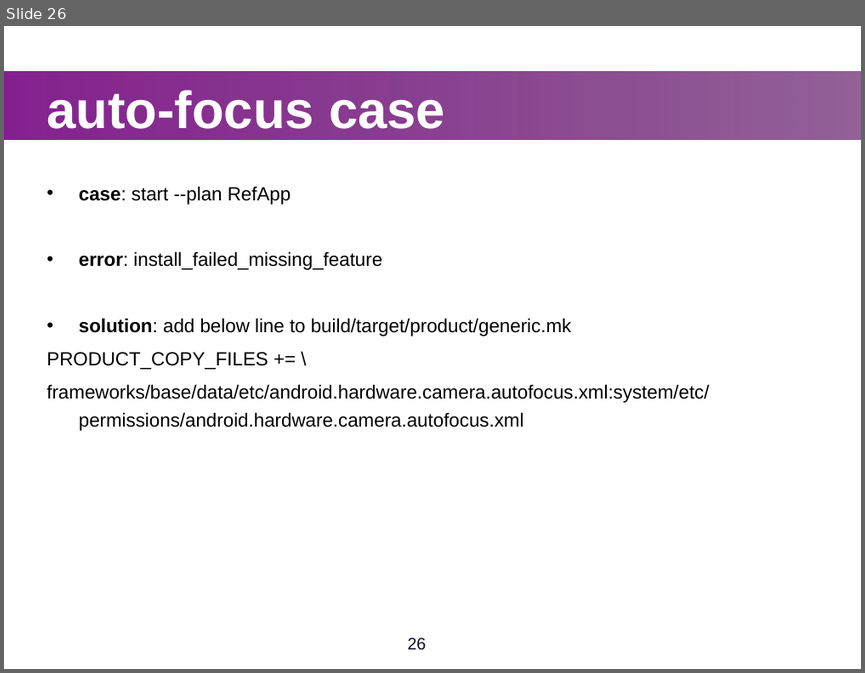
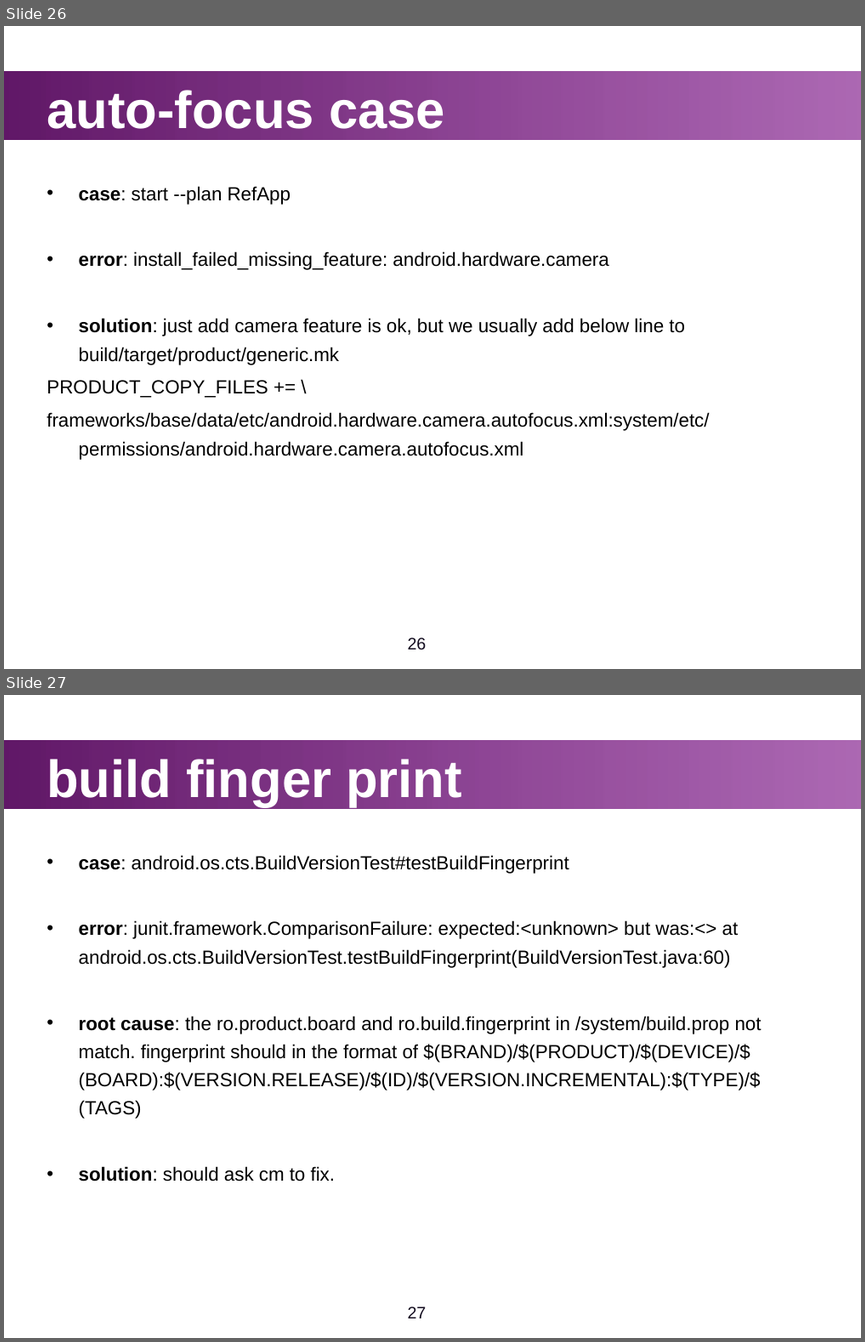
Before and after one commit to widerules/system-information, a slide deck: cts/CTS-training.ppt. Shown one above the other, each under a label of ours: slide 26 before the commit, slides 26 and 27 after it. The pictures are 865x673 and 865x1342 pixels, drawn with LibreOffice and Linux fonts; fonts in the diff are those of the drawing; background and template pictures are left out. Boxes give left, top, right and bottom in pixels: in the first picture for what was removed or moved away, otherwise in the second. Text is boxed around its words. In the diff, an @@ line names an element or a change of style, - is before the commit and + after.

```diff
--- a/cts/CTS-training.ppt
+++ b/cts/CTS-training.ppt
@@ slide 27 added at [4, 695, 861, 1338], background picture (left out); not listed: 2 template elements that a slide beside it also shows @@
@@ text added at [46, 759, 462, 807], 44 pt, text #FFFFFF, bold @@
+build finger print
@@ text added at [79, 855, 761, 1181], 16 pt, text #000000 @@
+• case: android.os.cts.BuildVersionTest#testBuildFingerprint
+• error: junit.framework.ComparisonFailure: expected:<unknown> but was:<> at android.os.cts.BuildVersionTest.testBuildFingerprint(BuildVersionTest.java:60)
+• root cause: the ro.product.board and ro.build.fingerprint in /system/build.prop not match. fingerprint should in the format of $(BRAND)/$(PRODUCT)/$(DEVICE)/$(BOARD):$(VERSION.RELEASE)/$(ID)/$(VERSION.INCREMENTAL):$(TYPE)/$(TAGS)
+• solution: should ask cm to fix.
@@ slide 26 changed as well @@
@@ rectangle at [4, 71, 861, 139]: fill gradient #85218F to #611868 to gradient #611868 to #85218F @@
@@ text at [79, 251, 685, 365]: text changed @@
-• error: install_failed_missing_feature
-• solution: add below line to build/target/product/generic.mk
+• error: install_failed_missing_feature: android.hardware.camera
+• solution: just add camera feature is ok, but we usually add below line to build/target/product/generic.mk
```
Also in this commit, not shown: 38 other slides changed, 1 other slide added.
